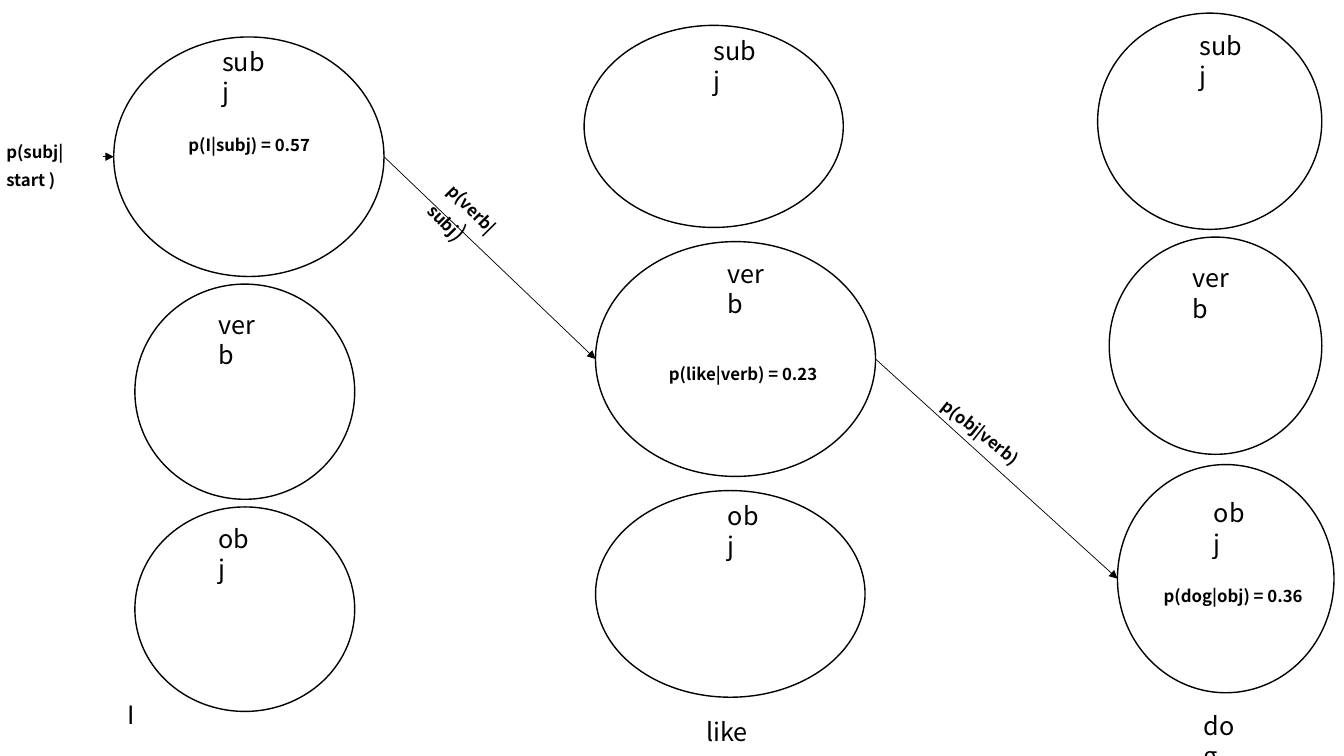
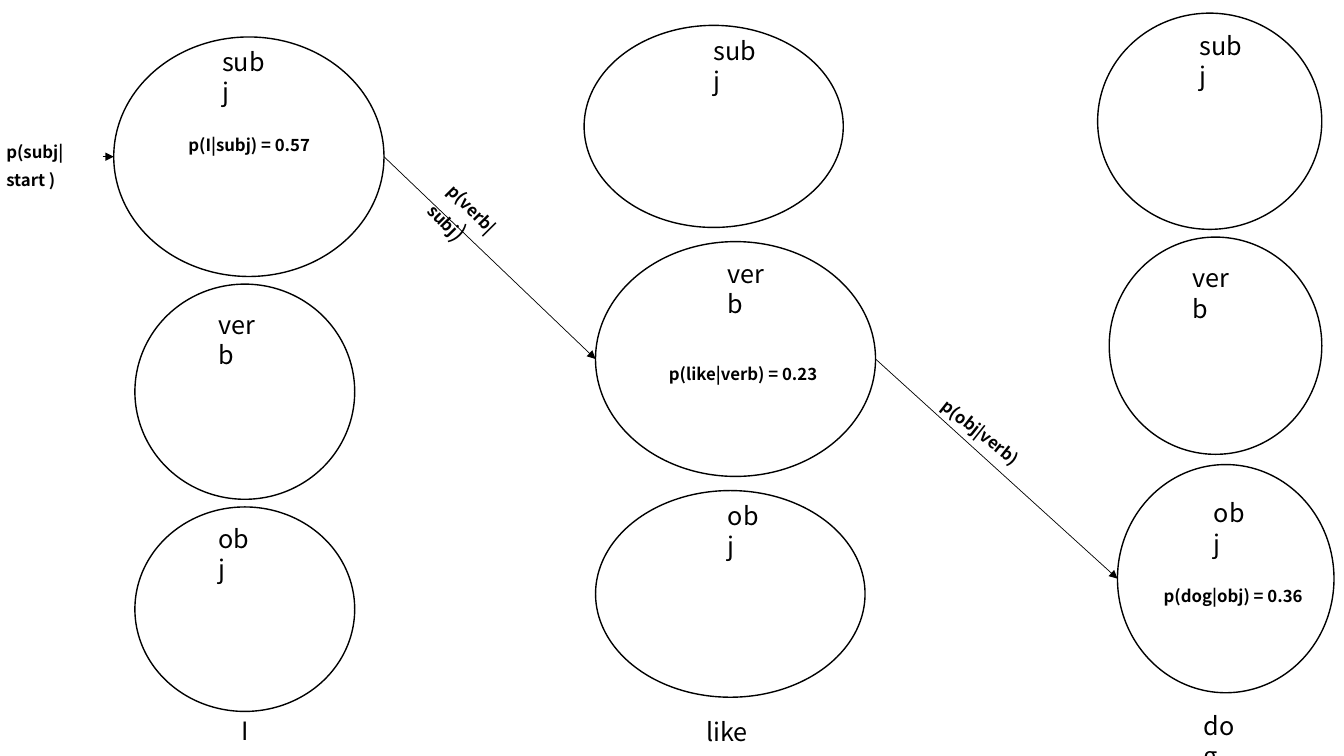
Before and after one commit to abbracadabra/notes, a slide deck: slide 1 of hmm_crf/演示文稿1.pptx. Drawn at 1344x756 pixels with LibreOffice and Linux fonts; fonts in the diff are those of the drawing. Boxes give left, top, right and bottom in pixels: in the first picture for what was removed or moved away, otherwise in the second. Text is boxed around its words. In the diff, an @@ line names an element or a change of style, - is before the commit and + after.

```diff
--- a/hmm_crf/演示文稿1.pptx
+++ b/hmm_crf/演示文稿1.pptx
@@ text "I": place and size @@
-text "I" at box(128, 705, 135, 724)
+text "I" at box(241, 721, 248, 740)
```
Also in this commit, not shown: 1 other file.
